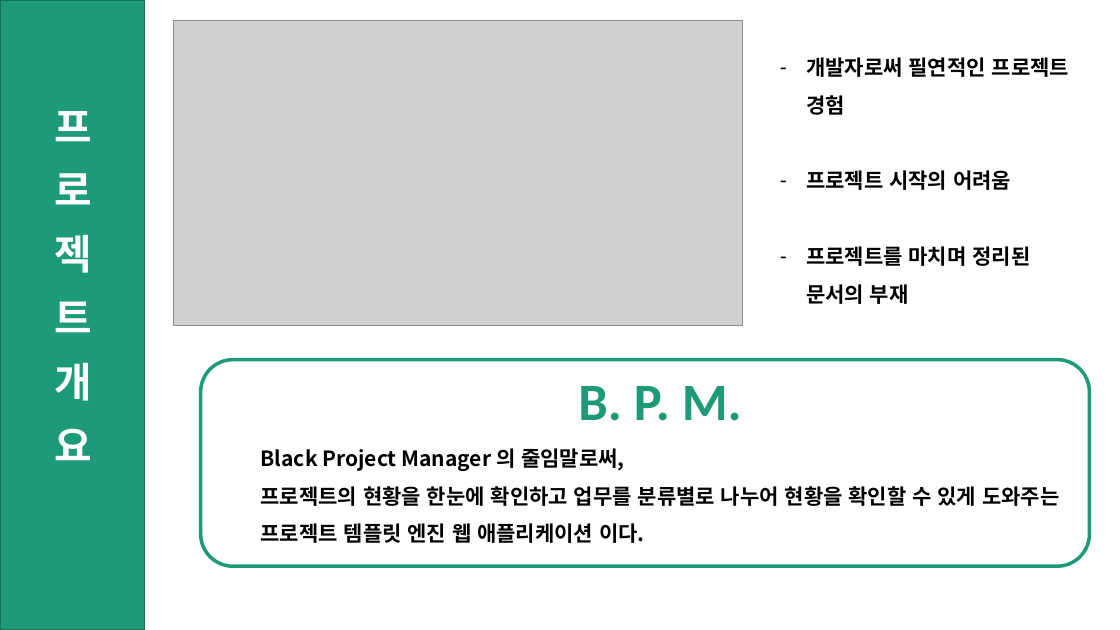
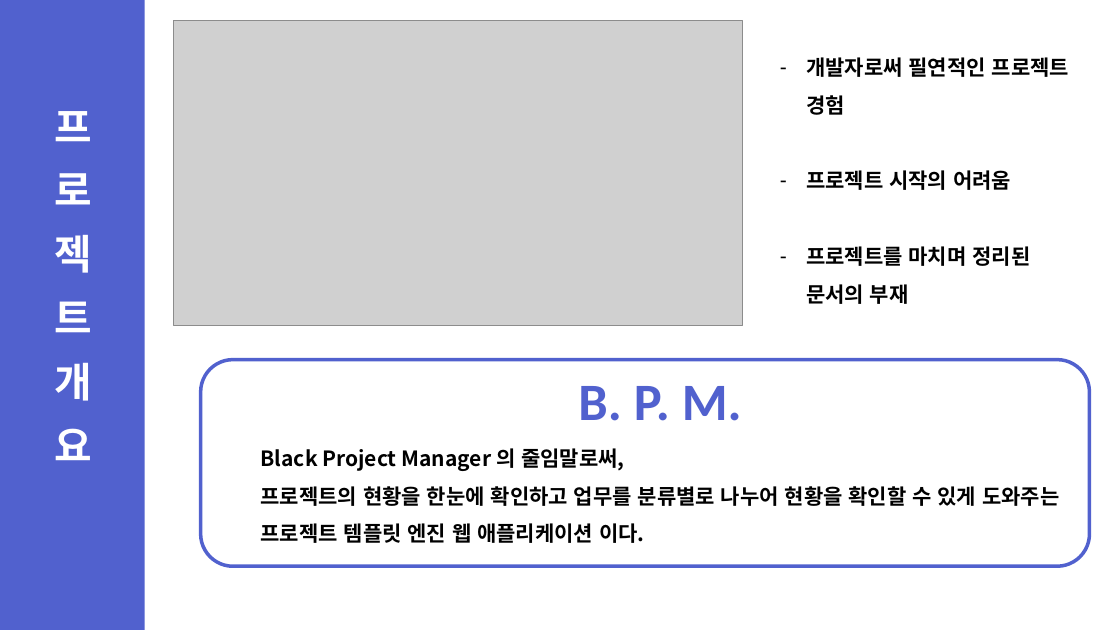
Before and after one commit to ShinHyeonSeong/Final, a slide deck: slide 3 of 기획 UI/A조 프로토타입 발표.pptx (slide 4 before the commit). Drawn at 1120x630 pixels with LibreOffice and Linux fonts; fonts in the diff are those of the drawing; grey boxes stand for pictures. Boxes give left, top, right and bottom in pixels: in the first picture for what was removed or moved away, otherwise in the second. Text is boxed around its words. In the diff, an @@ line names an element or a change of style, - is before the commit and + after.

```diff
--- a/기획 UI/A조 프로토타입 발표.pptx
+++ b/기획 UI/A조 프로토타입 발표.pptx
@@ rectangle at [0, 0, 145, 630]: fill #1D9A78 to #5161CE; outline #157259 1 pt to none @@
@@ rounded rectangle at [201, 360, 1090, 566]: outline #1D9A78 3 pt to #5161CE 3 pt @@
@@ text "B. P. M." at [578, 386, 742, 421]: text colour #1D9A78 to #5161CE @@
```
Also in this commit, not shown: 11 other slides changed, 1 slide removed.
